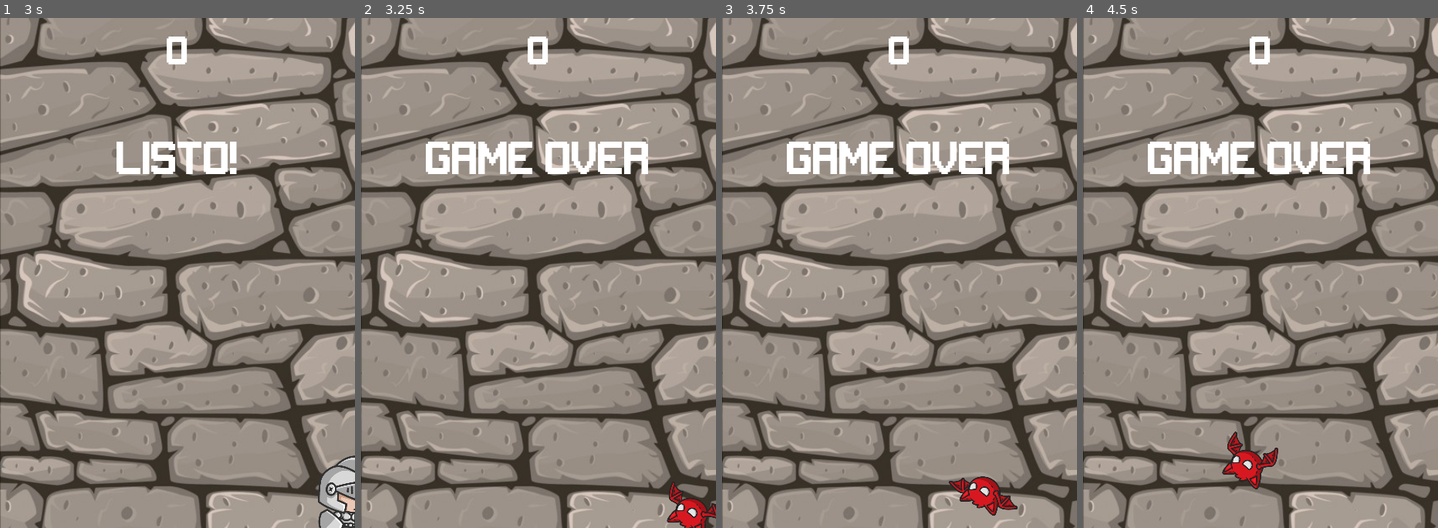
Above: before the commit, frames 1-4 (left to right).
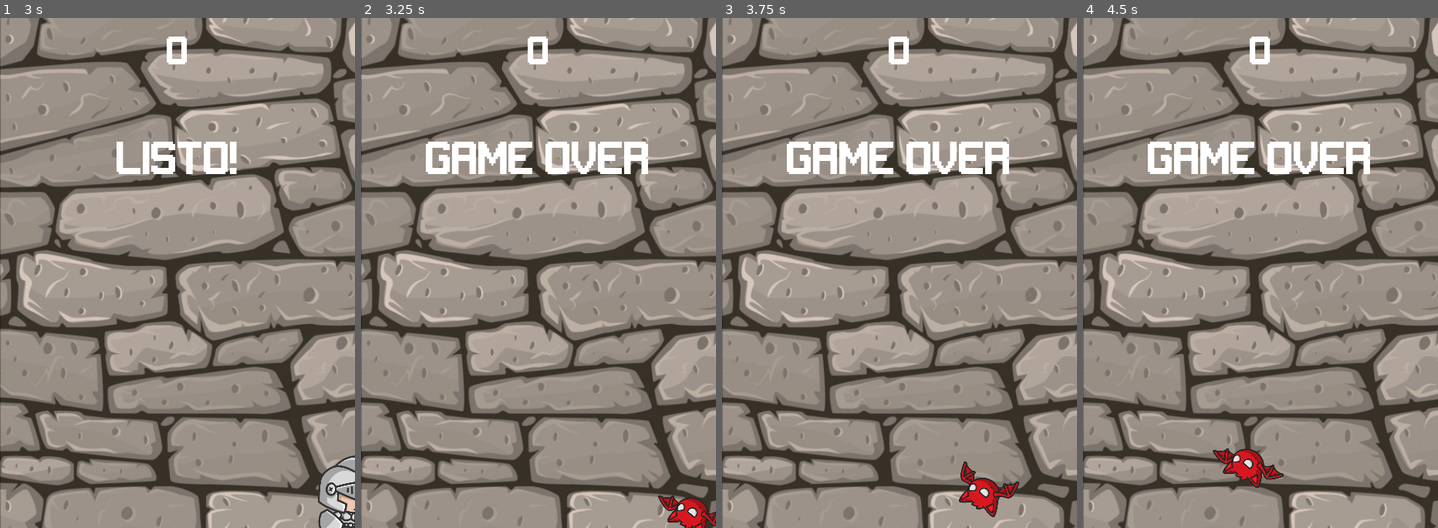
Above: after the commit, the same moments.

Repository: Cit2794/MedievalGuy
Game: Godot game, scene res://Mundo.tscn
Same seed, same stepped clock (60 frames per second), same inputs: the game is played once before the commit and once after it.
Inputs:
- Up to frame 1 (3 s): click "Jugar" at 0.5 s; hold Right (ui_right) 1.28-2.03 s; hold Down (ui_down) 2.03-2.78 s; hold Right (ui_right) from 2.78 s (still down)
- Up to frame 2 (3.25 s): keep holding Right (ui_right)
- Up to frame 3 (3.75 s): release Right (ui_right) at 3.53 s; hold Up (ui_up) from 3.53 s (still down)
- Up to frame 4 (4.5 s): release Up (ui_up) at 4.28 s; hold Left (ui_left) from 4.28 s (still down)

Frame 1 is identical in both runs. In frame 2, 0.3% of the frame differs, in the area x 83-100%, y 91-100%; in frame 3, 0.7%; in frame 4, 0.7%, in the area x 36-57%, y 81-93%.

Commit message:
modificaciones para funcionalidad movil

Diff:
--- a/Monster.tscn
+++ b/Monster.tscn
@@ -38,7 +38,7 @@
 scale = Vector2( 0.2, 0.2 )
 frames = SubResource( 1 )
 animation = "Fly"
-frame = 5
+frame = 2
 playing = true
 
 [node name="CollisionShape2D" type="CollisionShape2D" parent="."]
--- a/Mundo.gd
+++ b/Mundo.gd
@@ -3,6 +3,10 @@
 var Score
 
 func _ready():
+	$CanvasLayer/Down.hide()
+	$CanvasLayer/Left.hide()
+	$CanvasLayer/Right.hide()
+	$CanvasLayer/Up.hide()
 	randomize()
 
 func nuevo_juego():
@@ -10,12 +14,20 @@
 	$Player.inicio($PosicionDeInicio.position) #Posición de inicio del jugador
 	$InicioTimer.start()
 	$Interfaz.mostrar_mensaje("Listo!")
+	$CanvasLayer/Down.show()
+	$CanvasLayer/Left.show()
+	$CanvasLayer/Right.show()
+	$CanvasLayer/Up.show()
 	$Interfaz.update_score(Score)
 	$Musica.play()
 
 func game_over():
 	$ScoreTimer.stop()
 	$MonsterTimer.stop()
+	$CanvasLayer/Down.hide()
+	$CanvasLayer/Left.hide()
+	$CanvasLayer/Right.hide()
+	$CanvasLayer/Up.hide()
 	$Interfaz.game_over()
 	$AudioMuerte.play()
 	$Musica.stop()
--- a/Mundo.tscn
+++ b/Mundo.tscn
@@ -7,6 +7,10 @@
 [ext_resource path="res://sprites/textura-muro-piedras_1110-425.jpg" type="Texture" id=5]
 [ext_resource path="res://sounds/GameOver.wav" type="AudioStream" id=6]
 [ext_resource path="res://sounds/The Good Fight (no intro).wav" type="AudioStream" id=7]
+[ext_resource path="res://sprites/buttons/down.png" type="Texture" id=8]
+[ext_resource path="res://sprites/buttons/up.png" type="Texture" id=9]
+[ext_resource path="res://sprites/buttons/right.png" type="Texture" id=10]
+[ext_resource path="res://sprites/buttons/left.png" type="Texture" id=11]
 
 [sub_resource type="Curve2D" id=1]
 _data = {
@@ -54,6 +58,32 @@
 
 [node name="Musica" type="AudioStreamPlayer" parent="."]
 stream = ExtResource( 7 )
+
+[node name="CanvasLayer" type="CanvasLayer" parent="."]
+
+[node name="Right" type="TouchScreenButton" parent="CanvasLayer"]
+position = Vector2( 244.525, 513.201 )
+normal = ExtResource( 10 )
+action = "ui_right"
+visibility_mode = 1
+
+[node name="Left" type="TouchScreenButton" parent="CanvasLayer"]
+position = Vector2( 150.942, 513.201 )
+normal = ExtResource( 11 )
+action = "ui_left"
+visibility_mode = 1
+
+[node name="Up" type="TouchScreenButton" parent="CanvasLayer"]
+position = Vector2( 199.243, 478.485 )
+normal = ExtResource( 9 )
+action = "ui_up"
+visibility_mode = 1
+
+[node name="Down" type="TouchScreenButton" parent="CanvasLayer"]
+position = Vector2( 199.243, 546.409 )
+normal = ExtResource( 8 )
+action = "ui_down"
+visibility_mode = 1
 [connection signal="touched" from="Player" to="." method="game_over"]
 [connection signal="timeout" from="MonsterTimer" to="." method="_on_MonsterTimer_timeout"]
 [connection signal="timeout" from="ScoreTimer" to="." method="_on_ScoreTimer_timeout"]
--- a/Player.gd
+++ b/Player.gd
@@ -12,6 +12,7 @@
 func _process(delta): #delta es la velocidad en tiempo real del pc
 	Movimiento = Vector2() #limpiar variable
 
+	#Condicionales con botones de teclado
 	if Input.is_action_pressed("ui_right"):
 		Movimiento.x += 1
 	if Input.is_action_pressed("ui_left"):
Not shown: 1 places in Mundo.tscn that only renumber resources
Binary file added: sprites/buttons/down.png
Binary file added: sprites/buttons/left.png
Binary file added: sprites/buttons/right.png
Binary file added: sprites/buttons/up.png
